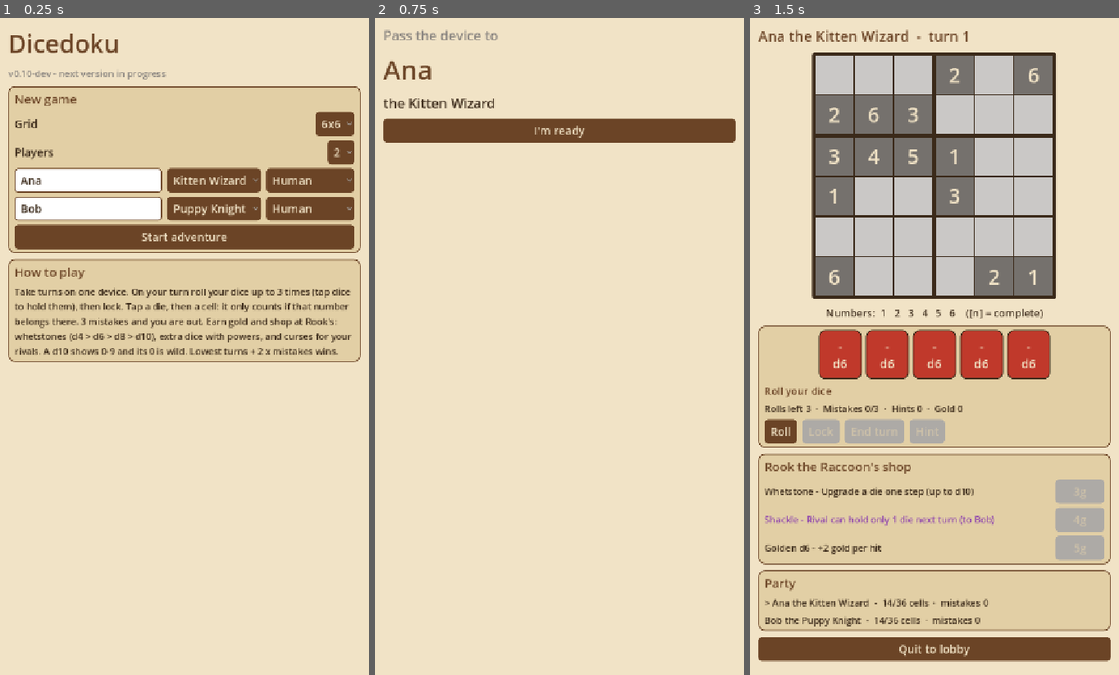
Above: before the commit, frames 1-3 (left to right).
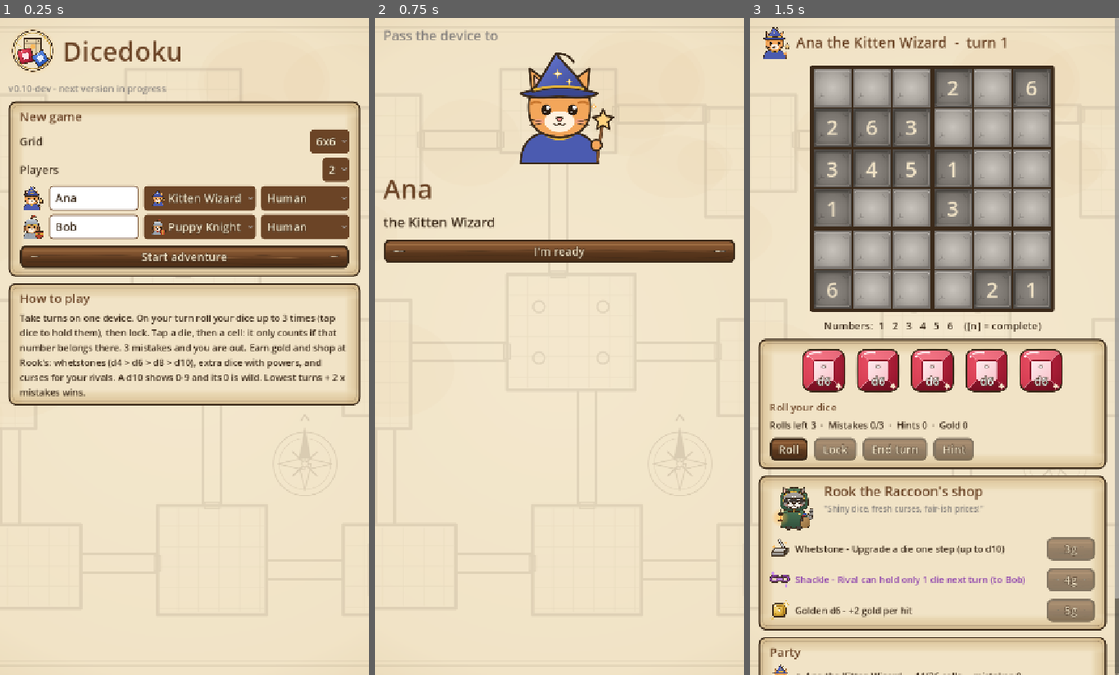
Above: after the commit, the same moments.

Repository: Eddie-Oliveira/dicedoku
Game: Godot game, scene res://ui/main.tscn
The game is run twice, just before and just after one commit, with the same random seed, the same clock (stepped at 60 frames per second) and the same inputs.
Inputs:
- Up to frame 1 (0.25 s): no input
- Up to frame 2 (0.75 s): click "Start adventure" at 0.5 s
- Up to frame 3 (1.5 s): click "I'm ready" at 1.25 s

The runs differ from the first frame. In frame 1, 35% of the frame differs, in the area x 2-98%, y 1-59%; in frame 2, 9.9%; in frame 3, 63%, in the area x 2-100%, y 0-100%.

Commit message:
v0.10-dev: art pass - map background, parchment panels, wood buttons, stone tiles, gem dice, portraits, shop icons
Co-Authored-By: Claude Opus 5.5 <noreply@anthropic.com>
Claude-Session: https://claude.ai/code/session_01XSUQGHsYJzJXVrGL9UwgUn

Diff:
--- a/godot/ui/main.gd
+++ b/godot/ui/main.gd
@@ -16,6 +16,8 @@
 const DIE_COLORS := {4: Color("#2A9D8F"), 6: Color("#C0392B"), 8: Color("#2E5EAA"), 10: Color("#7D3C98")}
 const KIND_TAGS := {"mirror": " Mirror", "safe": " Safe", "golden": " Gold", "loaded": " Loaded"}
 const SIZES := [4, 6, 9]
+const A := "res://assets/"
+var _tex_cache := {}
 
 var game: Game
 var screen := "lobby"
@@ -46,6 +48,15 @@
 	bg.color = C_PARCH
 	bg.set_anchors_preset(Control.PRESET_FULL_RECT)
 	add_child(bg)
+	if tex("board/dungeon_map.svg") != null:
+		var map := TextureRect.new()
+		map.texture = tex("board/dungeon_map.svg")
+		map.expand_mode = TextureRect.EXPAND_IGNORE_SIZE
+		map.stretch_mode = TextureRect.STRETCH_KEEP_ASPECT_COVERED
+		map.set_anchors_preset(Control.PRESET_FULL_RECT)
+		map.modulate = Color(1, 1, 1, 0.6)
+		map.mouse_filter = Control.MOUSE_FILTER_IGNORE
+		bg.add_child(map)
 	var scroll := ScrollContainer.new()
 	scroll.set_anchors_preset(Control.PRESET_FULL_RECT)
 	scroll.horizontal_scroll_mode = ScrollContainer.SCROLL_MODE_DISABLED
@@ -123,7 +134,67 @@
 	th.set_color("font_color", "OptionButton", C_PARCH)
 	th.set_color("font_hover_color", "OptionButton", C_PARCH)
 	th.set_stylebox("panel", "PanelContainer", _box(C_PARCH_DARK, 12, C_WOOD, 2))
+	th.set_constant("icon_max_width", "OptionButton", 32)
+	th.set_constant("icon_max_width", "PopupMenu", 32)
+	var parch := tbox("ui/parchment_panel.svg", 32, 22)
+	if parch != null:
+		th.set_stylebox("panel", "PanelContainer", parch)
+	var wood := tbox("ui/wood_bar.svg", 22, 18)
+	if wood != null:
+		th.set_stylebox("normal", "Button", wood)
+		th.set_stylebox("hover", "Button", tbox("ui/wood_bar.svg", 22, 18, Color(1.15, 1.1, 1.0)))
+		th.set_stylebox("pressed", "Button", tbox("ui/wood_bar.svg", 22, 18, Color(0.8, 0.75, 0.7)))
+		th.set_stylebox("disabled", "Button", tbox("ui/wood_bar.svg", 22, 18, Color(0.75, 0.75, 0.75, 0.55)))
+		for c in ["font_color", "font_hover_color", "font_pressed_color", "font_focus_color", "font_disabled_color"]:
+			th.set_color(c, "Button", C_PARCH)
+		th.set_color("font_outline_color", "Button", C_INK)
+		th.set_constant("outline_size", "Button", 4)
 	return th
+
+## Loads an asset if present (missing art falls back to the plain look).
+func tex(rel: String) -> Texture2D:
+	if not _tex_cache.has(rel):
+		var path := A + rel
+		_tex_cache[rel] = load(path) if ResourceLoader.exists(path) else null
+	return _tex_cache[rel]
+
+func tbox(rel: String, margin: int, content: int, mod: Color = Color.WHITE) -> StyleBoxTexture:
+	var t := tex(rel)
+	if t == null:
+		return null
+	var sb := StyleBoxTexture.new()
+	sb.texture = t
+	sb.texture_margin_left = margin
+	sb.texture_margin_right = margin
+	sb.texture_margin_top = margin
+	sb.texture_margin_bottom = margin
+	sb.content_margin_left = content
+	sb.content_margin_right = content
+	sb.content_margin_top = content * 0.6
+	sb.content_margin_bottom = content * 0.6
+	sb.modulate_color = mod
+	return sb
+
+func portrait(pet: String, px: int) -> Control:
+	var t := tex("characters/pet_%s.svg" % pet)
+	if t == null:
+		var l := lbl("", 1)
+		l.custom_minimum_size = Vector2(1, 1)
+		return l
+	var r := TextureRect.new()
+	r.texture = t
+	r.expand_mode = TextureRect.EXPAND_IGNORE_SIZE
+	r.stretch_mode = TextureRect.STRETCH_KEEP_ASPECT_CENTERED
+	r.custom_minimum_size = Vector2(px, px)
+	return r
+
+func img(rel: String, px: int) -> TextureRect:
+	var r := TextureRect.new()
+	r.texture = tex(rel)
+	r.expand_mode = TextureRect.EXPAND_IGNORE_SIZE
+	r.stretch_mode = TextureRect.STRETCH_KEEP_ASPECT_CENTERED
+	r.custom_minimum_size = Vector2(px, px)
+	return r
 
 func clear() -> void:
 	for c in body.get_children():
@@ -177,7 +248,11 @@
 	screen = "lobby"
 	game = null
 	clear()
-	body.add_child(lbl("Dicedoku", 48, C_WOOD))
+	var title := row()
+	if tex("ui/logo_dice.svg") != null:
+		title.add_child(img("ui/logo_dice.svg", 96))
+	title.add_child(lbl("Dicedoku", 52, C_WOOD))
+	body.add_child(title)
 	body.add_child(lbl("v0.10-dev - next version in progress", 18, C_STONE))
 	var v := panel("New game")
 	var r := row()
@@ -200,6 +275,7 @@
 	v.add_child(r2)
 	for i in lobby["count"]:
 		var pr := row()
+		pr.add_child(portrait(Rules.PETS[lobby["pets"][i]], 48))
 		var le := LineEdit.new()
 		le.text = lobby["names"][i]
 		le.max_length = 12
@@ -208,9 +284,13 @@
 		pr.add_child(le)
 		var op := OptionButton.new()
 		for pet in Rules.PETS:
-			op.add_item(pet_name(pet))
+			var pt := tex("characters/pet_%s.svg" % pet)
+			if pt != null:
+				op.add_icon_item(pt, pet_name(pet))
+			else:
+				op.add_item(pet_name(pet))
 		op.select(lobby["pets"][i])
-		op.item_selected.connect(func(ix: int) -> void: lobby["pets"][i] = ix)
+		op.item_selected.connect(_on_pet.bind(i))
 		pr.add_child(op)
 		var ot := OptionButton.new()
 		for st in SEAT_TYPES:
@@ -222,6 +302,10 @@
 	v.add_child(btn("Start adventure", start_from_lobby))
 	var h := panel("How to play")
 	h.add_child(lbl("Take turns on one device. On your turn roll your dice up to 3 times (tap dice to hold them), then loc …(290 unchanged characters)…
+
+func _on_pet(ix: int, seat: int) -> void:
+	lobby["pets"][seat] = ix
+	show_lobby()
 
 func _on_count(ix: int) -> void:
 	lobby["count"] = ix + 1
@@ -314,6 +398,9 @@
 	clear()
 	var p := game.current()
 	body.add_child(lbl("Pass the device to", 26, C_STONE))
+	var pc := CenterContainer.new()
+	pc.add_child(portrait(p.pet, 220))
+	body.add_child(pc)
 	body.add_child(lbl(p.name, 52, C_WOOD))
 	body.add_child(lbl("the " + pet_name(p.pet), 26))
 	if not p.pending.is_empty():
@@ -332,7 +419,10 @@
 	var who := "%s the %s  -  turn %d" % [p.name, pet_name(p.pet), p.turn]
 	if p.bot != "":
 		who += "  (bot, %s)" % p.bot
-	body.add_child(lbl(who, 28, C_WOOD))
+	var banner := row()
+	banner.add_child(portrait(p.pet, 64))
+	banner.add_child(lbl(who, 28, C_WOOD))
+	body.add_child(banner)
 	if not p.pending.is_empty() and not p.fxd:
 		body.add_child(lbl("A curse will hit your first roll!", 20, C_CURSE))
 	_board(p)
@@ -399,12 +489,20 @@
 	var bgc := C_STONE.darkened(0.15) if given else C_STONE.lightened(0.55)
 	if v == 0 and sv > 0 and game.legal(p, i, sv):
 		bgc = C_TORCH.lightened(0.25)
-	var sb := StyleBoxFlat.new()
+	var sb: StyleBox = StyleBoxFlat.new()
 	sb.bg_color = bgc
+	var tile := tbox("board/stone_tile_given.svg" if given else "board/stone_tile.svg", 0, 0)
+	if tile != null:
+		tile.content_margin_top = 0
+		tile.content_margin_bottom = 0
+		tile.modulate_color = C_TORCH.lightened(0.35) if bgc == C_TORCH.lightened(0.25) else Color.WHITE
+		sb = tile
 	for st in ["normal", "hover", "pressed", "disabled"]:
 		b.add_theme_stylebox_override(st, sb)
 	b.add_theme_stylebox_override("focus", StyleBoxEmpty.new())
-	var fc := C_PARCH if given else C_GLOW
+	b.add_theme_color_override("font_outline_color", C_INK if not given else Color(0, 0, 0, 0))
+	b.add_theme_constant_override("outline_size", 0 if given else 5)
+	var fc := C_PARCH if given else C_TORCH
 	for st in ["font_color", "font_hover_color", "font_pressed_color"]:
 		b.add_theme_color_override(st, fc)
 	b.add_theme_font_size_override("font_size", int(px * 0.55))
@@ -429,7 +527,7 @@
 		var f: int = p.df[i]
 		var val: int = p.dv[i] if i < p.dv.size() else 0
 		var b := Button.new()
-		b.custom_minimum_size = Vector2(84, 96)
+		b.custom_minimum_size = Vector2(92, 92)
 		var tag: String = KIND_TAGS.get(p.dk[i], "")
 		var extra := ""
 		if val > 0 and game.is_wild(p, i):
@@ -448,14 +546,33 @@
 		if i == sel:
 			border = C_OK
 			bw = 6
-		var sb := _box(col, 12, border, bw)
+		var sb: StyleBox = _box(col, 12, border, bw)
+		var gem := tbox("dice/gem_d%d.svg" % f, 0, 0, Color(0.55, 0.55, 0.55) if col == C_STONE else Color.WHITE)
+		if gem != null:
+			gem.content_margin_top = 10
+			sb = gem
 		for st in ["normal", "hover", "pressed", "disabled"]:
 			b.add_theme_stylebox_override(st, sb)
-		b.add_theme_font_size_override("font_size", 24)
+		b.add_theme_stylebox_override("focus", StyleBoxEmpty.new())
+		b.add_theme_font_size_override("font_size", 22)
+		for c in ["font_color", "font_hover_color", "font_pressed_color"]:
+			b.add_theme_color_override(c, Color.WHITE)
+		b.add_theme_color_override("font_outline_color", C_INK)
+		b.add_theme_constant_override("outline_size", 6)
 		if i < p.du.size() and p.du[i]:
 			b.modulate = Color(1, 1, 1, 0.3)
 		b.pressed.connect(_on_die.bind(i))
-		flow.add_child(b)
+		# ring shows held (gold) and selected (green)
+		var ring := PanelContainer.new()
+		var rs := StyleBoxFlat.new()
+		rs.bg_color = Color(0, 0, 0, 0)
+		rs.border_color = border if bw > 2 else Color(0, 0, 0, 0)
+		rs.set_border_width_all(4)
+		rs.set_corner_radius_all(14)
+		rs.set_content_margin_all(3)
+		ring.add_theme_stylebox_override("panel", rs)
+		ring.add_child(b)
+		flow.add_child(ring)
 	v.add_child(flow)
 	v.add_child(lbl(_phase(p), 20, C_WOOD))
 	var info := "Rolls left %d  ·  Mistakes %d/%d  ·  Hints %d  ·  Gold %d" % [p.rolls, p.mis, Rules.MAXMIS, p.hints, p.gold]
@@ -474,7 +591,16 @@
 	v.add_child(r)
 
 func _shop(p: PlayerState) -> void:
-	var v := panel("Rook the Raccoon's shop")
+	var v := panel("")
+	var head := row()
+	if tex("characters/merchant_raccoon.svg") != null:
+		head.add_child(img("characters/merchant_raccoon.svg", 96))
+	var hv := VBoxContainer.new()
+	hv.size_flags_horizontal = Control.SIZE_EXPAND_FILL
+	hv.add_child(lbl("Rook the Raccoon's shop", 26, C_WOOD))
+	hv.add_child(lbl("\"Shiny dice, fresh curses, fair-ish prices!\"", 16, C_STONE))
+	head.add_child(hv)
+	v.add_child(head)
 	var rv := game.rivals()
 	var offers := game.offers()
 	var has_curse := false
@@ -502,6 +628,8 @@
 		if o.has("x") and rv.size() == 1:
 			text += " (to %s)" % game.players[rv[0]].name
 		var col := C_CURSE if (o.has("x") or o["id"] == "ward") else C_INK
+		if tex("icons/%s.svg" % o.get("icon", "")) != null:
+			r.add_child(img("icons/%s.svg" % o["icon"], 40))
 		r.add_child(lbl(text, 18, col))
 		var off: bool = p.gold < o["c"] or sold or (o["id"] == "roll" and p.lk) or (o.has("x") and rv.is_empty())
 		var label := "Sold" if sold else "%dg" % o["c"]
@@ -525,7 +653,10 @@
 			s += "  ·  out"
 		if not q.pending.is_empty():
 			s += "  ·  %d curse(s) waiting" % q.pending.size()
-		v.add_child(lbl(s, 18, C_CURSE if not q.pending.is_empty() else C_INK))
+		var pr := row()
+		pr.add_child(portrait(q.pet, 44))
+		pr.add_child(lbl(s, 18, C_CURSE if not q.pending.is_empty() else C_INK))
+		v.add_child(pr)
 
 # ---------- results ----------
 
@@ -542,7 +673,10 @@
 			s += "  -  score %d (%d turns, %d mistakes)" % [q.score(), q.turn, q.mis]
 		elif q.lost:
 			s += "  -  out after 3 mistakes"
-		v.add_child(lbl(s, 22))
+		var rr := row()
+		rr.add_child(portrait(q.pet, 56))
+		rr.add_child(lbl(s, 22))
+		v.add_child(rr)
 		place += 1
 	body.add_child(btn("New game", show_lobby))
 
